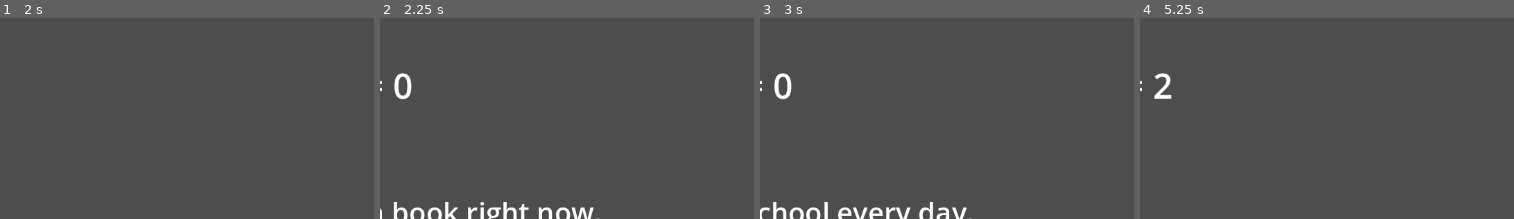
Above: before the commit, frames 1-4 (left to right).
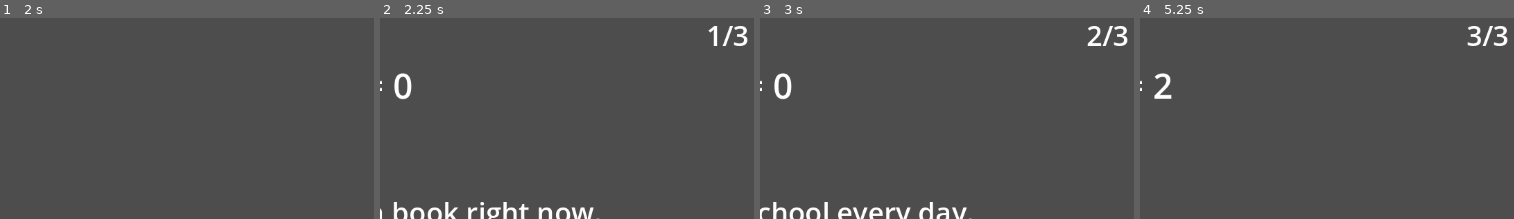
Above: after the commit, the same moments.

Repository: helpmeagain/project-kiwi
Game: Godot game, scene res://src/scenes/main-menu.tscn
Two runs of this game, one before a commit and one after it. Both use one fixed random seed, a clock stepped at 60 frames per second and the inputs below.
Inputs (mouse positions are % of the whole screen's width and height, from its top left):
- Up to frame 1 (2 s): click "Start" at 0.5 s; click (54, 68) at 1.27 s; type "Alex" at 1.35 s
- Up to frame 2 (2.25 s): click "Iniciar jogo" at 2 s
- Up to frame 3 (3 s): click "has read" at 2.75 s
- Up to frame 4 (5.25 s): click "go" at 3.5 s; click "go" at 4.25 s; click "going" at 5 s
The pictures show only the part of the screen within x 50-100%, y 2-52%; the shares and areas given below are measured in that part.

Frame 1 is identical in both runs. In frame 2, 0.5% of the frame differs, in the area x 87-99%, y 3-14%; in frame 3, 0.5%; in frame 4, 0.5%.
Error before the commit: Invalid access to property or key '1' on a base object of type 'Dictionary'. (res://src/scripts/questions.gd:49)
Error after the commit: Invalid access to property or key '1' on a base object of type 'Dictionary'. (res://src/scripts/questions.gd:69)

Commit message:
feat: add max questions and final screen

Diff:
--- a/src/scenes/questions.tscn
+++ b/src/scenes/questions.tscn
@@ -73,6 +73,25 @@
 [node name="Player-score" parent="." instance=ExtResource("2_p75t1")]
 layout_mode = 1
 
+[node name="FinalLabel" type="Label" parent="."]
+visible = false
+layout_mode = 0
+offset_left = 260.0
+offset_top = 94.0
+offset_right = 916.0
+offset_bottom = 190.0
+theme_override_font_sizes/font_size = 70
+text = "Final message label"
+
+[node name="QuestionCountLabel" type="Label" parent="."]
+layout_mode = 0
+offset_left = 1059.0
+offset_top = 9.0
+offset_right = 1120.0
+offset_bottom = 64.0
+theme_override_font_sizes/font_size = 40
+text = "0/0"
+
 [connection signal="timeout" from="ColorRect/ColorTimer" to="." method="_on_timer_timeout"]
 [connection signal="pressed" from="HBoxContainer/Button1" to="." method="_on_button_1_pressed"]
 [connection signal="pressed" from="HBoxContainer/Button2" to="." method="_on_button_2_pressed"]
--- a/src/scripts/questions.gd
+++ b/src/scripts/questions.gd
@@ -16,15 +16,24 @@
 }
 
 const SCORE_TEXT = "Score = "
+const MAX_QUESTIONS = 3
+
 var current_question: Node
 var score: int
+var question_count: int
 
 func _ready() -> void:
 	score = 0
+	question_count = 0
+	$QuestionCountLabel.text = str(question_count) + "/" + str(MAX_QUESTIONS)
 	$ScoreLabel.text = SCORE_TEXT + str(score)
 	load_random_question()
 
 func load_random_question() -> void:
+	if question_count >= MAX_QUESTIONS:
+		show_final_screen()
+		return
+
 	if current_question:
 		current_question.queue_free()
 
@@ -37,11 +46,22 @@
 	add_child(scene)
 
 	current_question = scene
+	question_count += 1
+	$QuestionCountLabel.text = str(question_count) + "/" + str(MAX_QUESTIONS)
 
 	if current_question.has_signal("answer_correct"):
 		current_question.connect("answer_correct", _on_answer_correct)
 	if current_question.has_signal("answer_wrong"):
 		current_question.connect("answer_wrong", _on_answer_wrong)
+
+func show_final_screen() -> void:
+	$FinalLabel.text = "Game over! Score: " + str(score)
+	$FinalLabel.show()
+	$ScoreLabel.hide()
+	$QuestionCountLabel.hide()
+	$"Player-score".set_position(Vector2(450, 200))
+	if current_question:
+		current_question.queue_free()
 
 func _on_answer_correct() -> void:
 	score += 1
Not shown: 1 places in src/scenes/player-score.tscn that only renumber resources
